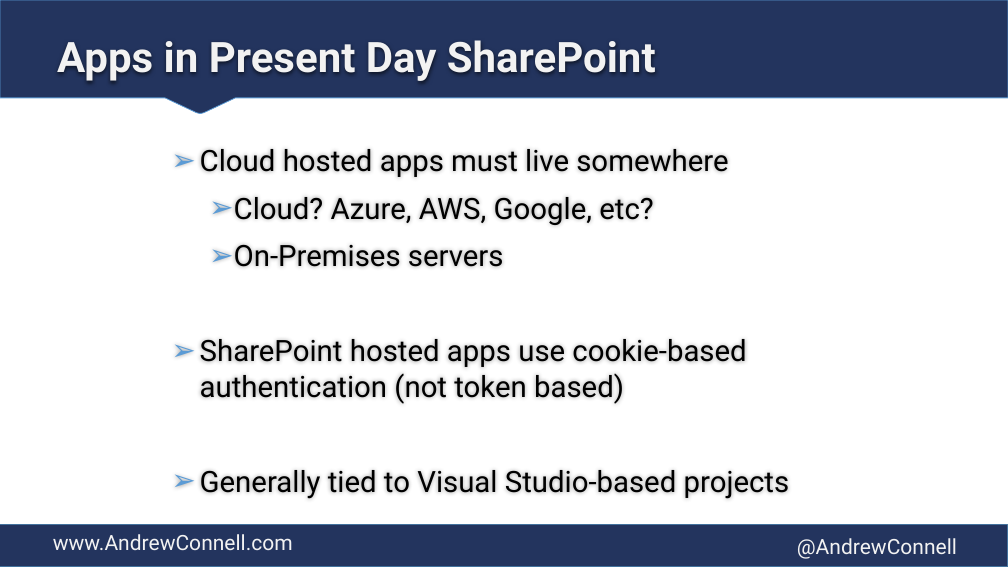
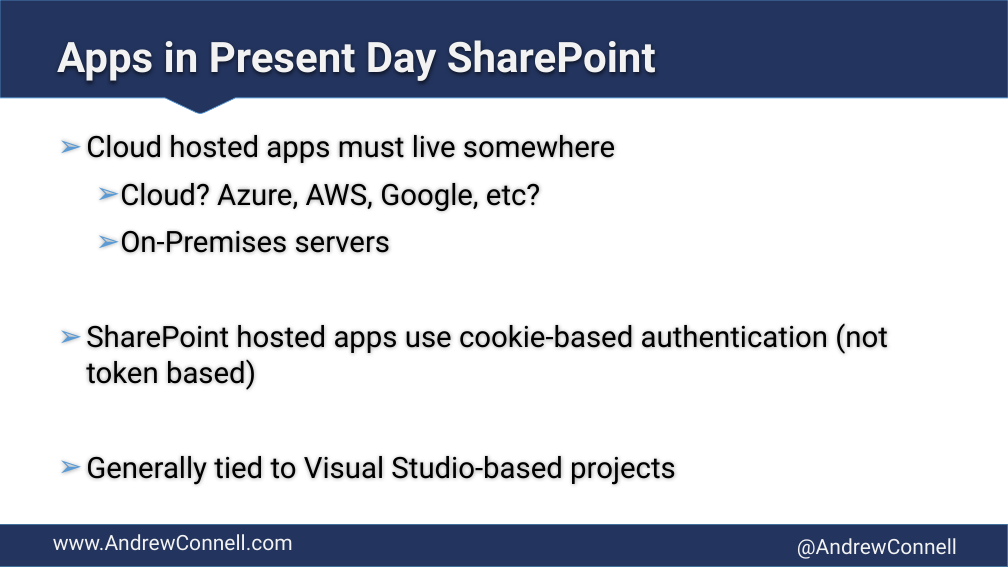
Before and after one commit to andrewconnell/pres-sp15app-ng-spa, a slide deck: slide 8 of presentation.pptx. Drawn at 1008x567 pixels with LibreOffice and Linux fonts; fonts in the diff are those of the drawing. Boxes give left, top, right and bottom in pixels: in the first picture for what was removed or moved away, otherwise in the second. Text is boxed around its words. In the diff, an @@ line names an element or a change of style, - is before the commit and + after.

Commit message:
updated bare bones project

```diff
--- a/presentation.pptx
+++ b/presentation.pptx
@@ text "Cloud hosted apps must live ..." rewrapped from bbox=[200, 149, 790, 499] to bbox=[86, 135, 888, 485] @@
```
Also in this commit, not shown: 4 other slides changed, 3 other files.
